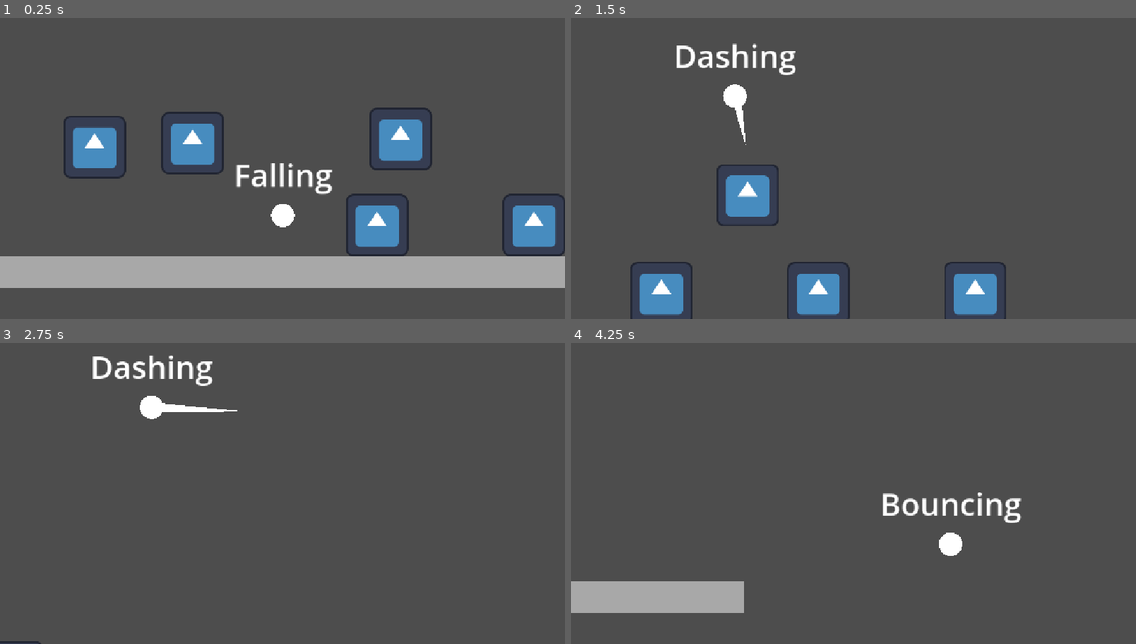
Above: before the commit, frames 1-4 (two rows, left to right).
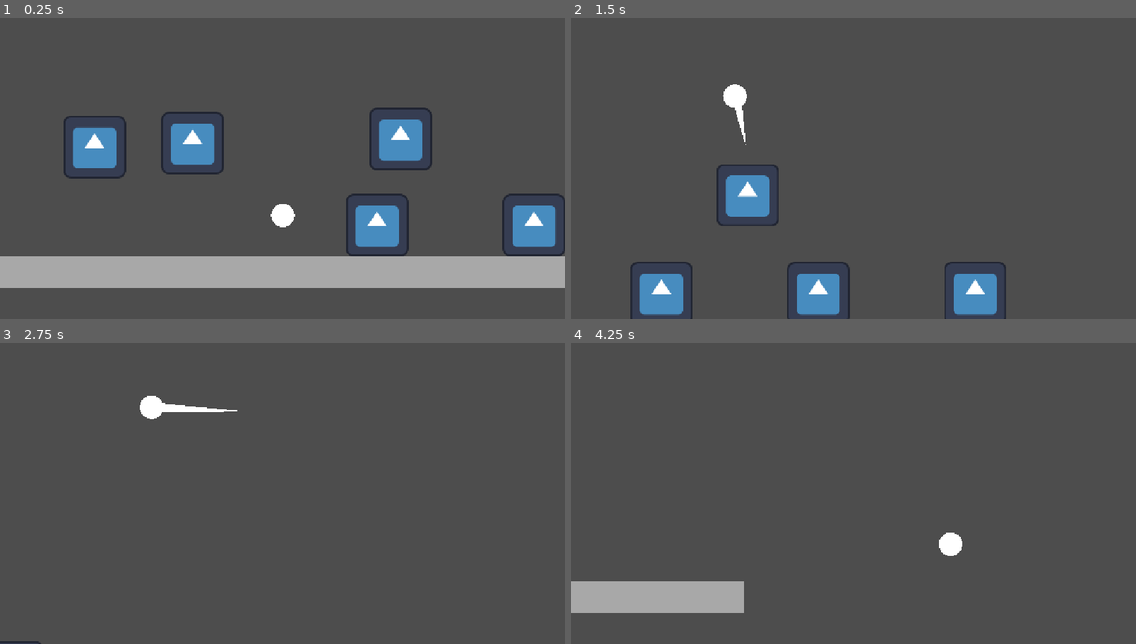
Above: after the commit, the same moments.

Repository: cookie1170/juice-test
Game: Godot game, scene res://levels/main.tscn
Two runs of this game, one before a commit and one after it. Both use one fixed random seed, a clock stepped at 60 frames per second and the inputs below. The engine's default icon, where the game draws it, is replaced by a stand-in: a white triangle on a blue panel in a dark square.
Inputs (mouse positions are in pixels of both pictures, inside the frame that each line leads up to):
- Up to frame 1 (0.25 s): no input
- Up to frame 2 (1.5 s): tap Enter (ui_accept) at 0.5, 0.77 s; move the mouse to (977, 144) at 0.52 s; hold D (right) 0.53-1.25 s; right-click (977, 144) at 0.6 s; click (977, 144) at 0.67 s; drag from (740, 177) to (757, 84) at 1.27 s
- Up to frame 3 (2.75 s): move the mouse to (339, 415) at 2.02 s; press the mouse at (339, 415) at 2.03 s; hold D (right) from 2.03 s (still down)
- Up to frame 4 (4.25 s): release D (right) at 2.75 s; release the mouse at (910, 415) at 2.75 s; drag from (825, 547) to (723, 406) at 2.77 s; move the mouse to (1023, 532) at 3.52 s; hold A (left) from 3.53 s (still down); hold Q from 3.53 s (still down); tap Enter (ui_accept) at 3.77 s; tap F11 (fullscreen, bound only after the commit) at 4.15 s

The runs differ from the first frame. In frame 1, 0.7% of the frame differs, in the area x 41-59%, y 48-59%; in frame 2, 0.8%; in frame 3, 0.8%; in frame 4, 0.9%, in the area x 55-80%, y 49-60%.

Commit message:
you can now fullscreen by pressing f11

Diff:
--- /dev/null
+++ b/common/fullscreen_manager.gd
@@ -0,0 +1,10 @@
+extends Node
+
+
+func _input(event: InputEvent) -> void:
+	if event.is_action_pressed("fullscreen"):
+		match DisplayServer.window_get_mode():
+			DisplayServer.WINDOW_MODE_FULLSCREEN:
+				DisplayServer.window_set_mode(DisplayServer.WINDOW_MODE_WINDOWED)
+			DisplayServer.WINDOW_MODE_WINDOWED:
+				DisplayServer.window_set_mode(DisplayServer.WINDOW_MODE_FULLSCREEN)
--- a/player/player.tscn
+++ b/player/player.tscn
@@ -121,6 +121,7 @@
 metadata/_custom_type_script = "uid://d3mvxnoga10c0"
 
 [node name="StateLabel" type="Label" parent="." node_paths=PackedStringArray("state_machine")]
+visible = false
 offset_left = -524.5
 offset_top = -152.0
 offset_right = 524.5
--- a/project.godot
+++ b/project.godot
@@ -19,6 +19,7 @@
 
 PhantomCameraManager="*res://addons/phantom_camera/scripts/managers/phantom_camera_manager.gd"
 Ref="*res://global/ref.gd"
+FullscreenManager="*res://common/fullscreen_manager.gd"
 
 [display]
 
@@ -66,6 +67,11 @@
 "events": [Object(InputEventMouseButton,"resource_local_to_scene":false,"resource_name":"","device":-1,"window_id":0,"a …(253 unchanged characters)…
 ]
 }
+fullscreen={
+"deadzone": 0.2,
+"events": [Object(InputEventKey,"resource_local_to_scene":false,"resource_name":"","device":-1,"window_id":0,"alt_pressed":false,"shift_pressed":false,"ctrl_pressed":false,"meta_pressed":false,"pressed":false,"keycode":0,"physical_keycode":4194342,"key_label":0,"unicode":0,"location":0,"echo":false,"script":null)
+]
+}
 
 [layer_names]
 
Not shown, added: common/fullscreen_manager.gd.uid
